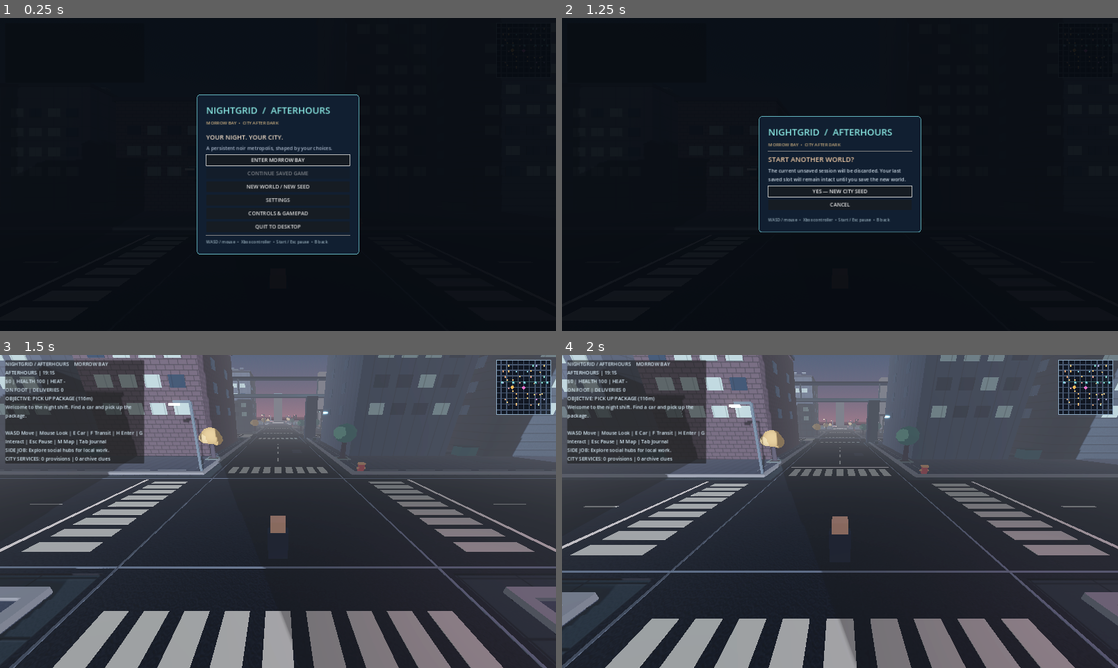
Above: before the commit, frames 1-4 (two rows, left to right).
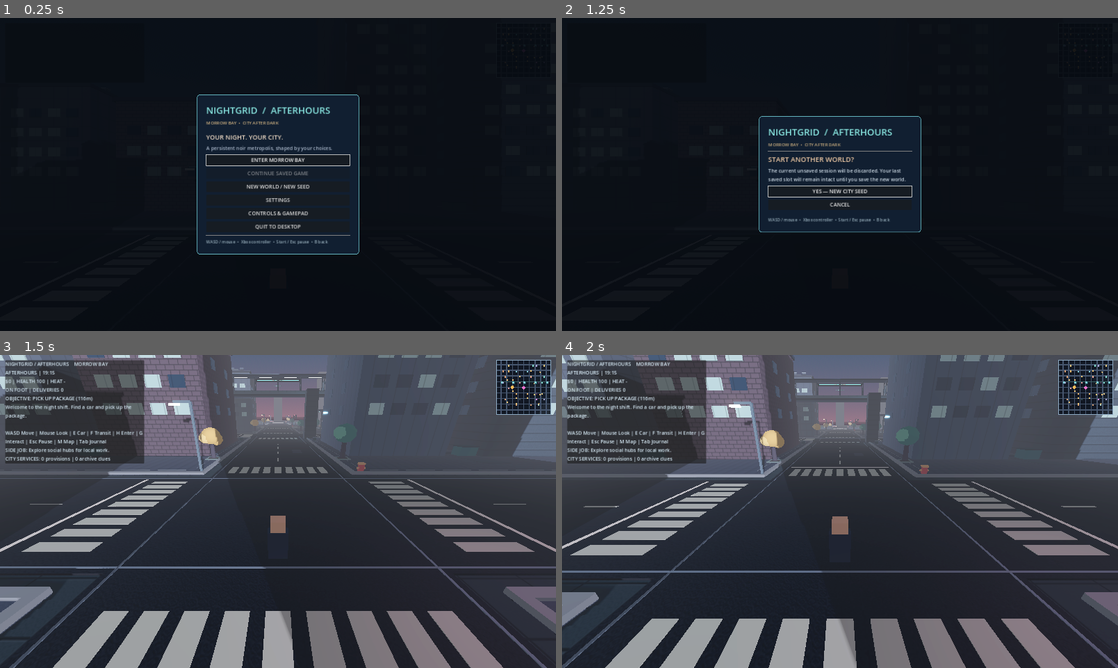
Above: after the commit, the same moments.

Repository: ProhibitedTV/NightGrid-Afterhours
Game: Godot game, scene res://scenes/main.tscn
Two runs of this game, one before a commit and one after it. Both use one fixed random seed, a clock stepped at 60 frames per second and the inputs below.
Inputs:
- Up to frame 1 (0.25 s): no input
- Up to frame 2 (1.25 s): click "NEW WORLD / NEW SEED" at 0.5 s
- Up to frame 3 (1.5 s): click "YES — NEW CITY SEED" at 1.25 s
- Up to frame 4 (2 s): no input

Frames 1-2 are identical in both runs. In frame 3, 0.6% of the frame differs, in the area x 41-98%, y 6-100%; in frame 4, 0.6%.

Commit message:
Integrate Cicada M8 train and redesign elevated stations, guideway, platforms and passenger wayfinding

Diff:
--- a/scripts/rail_system.gd
+++ b/scripts/rail_system.gd
@@ -2,9 +2,13 @@
 ## Fixed elevated transit corridor. Stations have street-level boarding/elevator
 ## markers, so boarding never requires climbing procedural geometry.
 const STATIONS = [-232.0, -116.0, 0.0, 116.0, 232.0]
+const TrainVisual = preload("res://scripts/m_line_train_visual.gd")
+const Materials = preload("res://scripts/material_library.gd")
+const STATION_NAMES = ["WEST QUAY GATE", "BRICKWATER CROSSING", "CENTRAL EXCHANGE", "HELIX TERMINAL", "EAST GARDENS"]
 const TRACK_Z = -58.0
 const TRAIN_LEVEL = 12.7
 var train: Node3D
+var train_visual: Node3D
 var speed := 0.0
 var next_station := 1
 var current_station := 0
@@ -18,7 +22,14 @@
 	train.name = "MorrowLineTrain"
 	add_child(train)
 	train.position = Vector3(STATIONS[0], TRAIN_LEVEL, TRACK_Z)
-	_build_train()
+	train_visual = TrainVisual.new()
+	train_visual.name = "CicadaM8HeroVisual"
+	train.add_child(train_visual)
+	_sync_train_visual()
+
+func _sync_train_visual() -> void:
+	if train_visual != null:
+		train_visual.call("set_operational_state", direction, speed, dwell_remaining > 0.1)
 
 func _process(delta: float) -> void:
 	if not _initialized:
@@ -26,6 +37,7 @@
 	if dwell_remaining > 0.0:
 		dwell_remaining = maxf(0.0, dwell_remaining - delta)
 		speed = 0.0
+		_sync_train_visual()
 		return
 	var destination: float = STATIONS[next_station]
 	var distance := absf(destination - train.position.x)
@@ -44,6 +56,7 @@
 		elif current_station == 0:
 			direction = 1
 		next_station = current_station + direction
+	_sync_train_visual()
 
 func boardable_from(at: Vector3) -> bool:
 	if dwell_remaining <= 0.1:
@@ -61,7 +74,7 @@
 	return station_entrance(current_station)
 
 func station_name() -> String:
-	return ["WEST QUAY GATE", "BRICKWATER CROSSING", "CENTRAL EXCHANGE", "HELIX TERMINAL", "EAST GARDENS"][current_station]
+	return STATION_NAMES[current_station]
 
 func snapshot() -> Dictionary:
 	return {"x": train.position.x, "next_station": next_station,
@@ -75,6 +88,7 @@
 	direction = -1 if int(data.get("direction", 1)) < 0 else 1
 	speed = clampf(float(data.get("speed", 0.0)), 0.0, 17.0)
 	dwell_remaining = clampf(float(data.get("dwell", 0.0)), 0.0, 8.0)
+	_sync_train_visual()
 
 func get_map_stations() -> Array[Vector2]:
 	var result: Array[Vector2] = []
@@ -86,56 +100,182 @@
 func get_counts() -> Dictionary:
 	return {"trains": 1, "stations": STATIONS.size(), "elevated": true}
 
+func get_train_visual_stats() -> Dictionary:
+	return train_visual.call("get_visual_stats") if train_visual != null else {}
+
+func get_station_visual_stats() -> Dictionary:
+	return {"stations": STATIONS.size(), "sleeper_instances": 171, "platform_signs": STATIONS.size() * 2}
+
 func _build_track_and_stations() -> void:
+	# One rail corridor, fixed geographically in every save. Components outside
+	# walking height are decorative to preserve traffic signal/road clearance.
+	_box(Vector3(0.0, 11.48, TRACK_Z), Vector3(518.0, 0.44, 5.6), Color("344757"), false, null, "METAL")
+	_box(Vector3(0.0, 11.77, TRACK_Z), Vector3(518.0, 0.19, 4.94), Color("232f3c"), false, null, "METAL")
 	for offset in [-1.15, 1.15]:
-		_box(Vector3(0.0, 11.9, TRACK_Z + offset), Vector3(520.0, 0.24, 0.28), Color("b2a79c"))
-	_box(Vector3(0.0, 11.45, TRACK_Z), Vector3(518.0, 0.43, 5.6), Color("3c4c60"))
+		_box(Vector3(0.0, 11.97, TRACK_Z + float(offset)),
+			Vector3(520.0, 0.18, 0.16), Color("b4b9b4"), false, null, "METAL")
+		_box(Vector3(0.0, 11.86, TRACK_Z + float(offset)),
+			Vector3(520.0, 0.11, 0.36), Color("46515d"), false, null, "METAL")
+	_build_sleepers()
 	for x in [-203.0, -145.0, -87.0, -29.0, 29.0, 87.0, 145.0, 203.0]:
-		# Off-center piers leave the through lanes and intersection boxes clear.
-		_box(Vector3(x, 5.9, TRACK_Z + 5.3), Vector3(1.4, 11.7, 1.4), Color("5c6772"))
-		_box(Vector3(x, 11.5, TRACK_Z + 2.6), Vector3(5.4, 0.56, 5.8), Color("57687c"))
+		# Bridge structural load paths read as engineered steel/concrete,
+		# while piers still avoid through lanes.
+		_box(Vector3(x, 5.91, TRACK_Z + 5.25),
+			Vector3(1.45, 11.75, 1.45), Color("63717c"), false, null, "CONCRETE")
+		_box(Vector3(x, 11.25, TRACK_Z + 2.73),
+			Vector3(6.65, 0.68, 6.35), Color("576b76"), false, null, "METAL")
+		for foot in [-0.5, 0.5]:
+			_box(Vector3(x + float(foot), 2.6, TRACK_Z + 5.25),
+				Vector3(0.18, 5.1, 1.65), Color("3b4b57"), false, null, "METAL")
 	for index in range(STATIONS.size()):
-		var x: float = STATIONS[index]
-		_box(Vector3(x, 11.3, TRACK_Z + 4.4), Vector3(28.0, 0.35, 3.8), Color("8397a0"))
-		_box(Vector3(x, 15.3, TRACK_Z + 4.4), Vector3(28.0, 0.36, 4.4), Color("273e57"))
-		for dx in [-11.0, 11.0]:
-			_box(Vector3(x + dx, 13.4, TRACK_Z + 5.95), Vector3(0.36, 4.0, 0.36), Color("87949d"))
-		# Lift shaft at a fixed pedestrian entrance on the corner sidewalk.
-		var entrance := station_entrance(index)
-		_box(Vector3(entrance.x, 5.3, entrance.z), Vector3(2.9, 10.4, 2.9), Color("354d60"))
-		_box(Vector3(entrance.x, 2.0, entrance.z - 1.56), Vector3(1.8, 3.2, 0.12), Color("69c5d4"), true)
-		var label := Label3D.new()
-		label.text = "M-LINE / " + ["WEST GATE", "BRICKWATER", "CENTRAL", "HELIX", "EAST GARDENS"][index]
-		label.pixel_size = 0.008
-		label.font_size = 35
-		label.billboard = BaseMaterial3D.BILLBOARD_ENABLED
-		label.modulate = Color("c0f4ee")
-		label.position = entrance + Vector3.UP * 4.4
-		add_child(label)
-
-func _build_train() -> void:
-	for carriage in [-5.1, 5.1]:
-		_box(Vector3(carriage, 0.0, 0.0), Vector3(9.6, 2.9, 3.25), Color("c4d7d4"), false, train)
-		_box(Vector3(carriage, -0.15, -1.67), Vector3(8.4, 1.0, 0.11), Color("284e65"), false, train)
-		_box(Vector3(carriage, -0.98, -1.72), Vector3(9.1, 0.22, 0.12), Color("52c7c9"), true, train)
-		for window in range(4):
-			var x: float = float(carriage) - 3.2 + float(window) * 2.05
-			_box(Vector3(x, 0.28, -1.73), Vector3(1.24, 0.83, 0.07), Color("77b5c4"), false, train)
-	_box(Vector3(10.1, 0.25, 0.0), Vector3(0.22, 0.75, 2.15), Color("c5e8a9"), true, train)
-
-func _box(at: Vector3, size: Vector3, color: Color, glow: bool = false, target: Node3D = null) -> void:
+		_build_station(index)
+
+func _build_sleepers() -> void:
+	# 171 ties in one MultiMesh draw call rather than 171 scene nodes.
+	var mesh := BoxMesh.new()
+	mesh.size = Vector3.ONE
+	var ties := MultiMesh.new()
+	ties.transform_format = MultiMesh.TRANSFORM_3D
+	ties.mesh = mesh
+	ties.instance_count = 171
+	for i in range(171):
+		var x := -255.0 + float(i) * 3.0
+		ties.set_instance_transform(i, Transform3D(Basis().scaled(Vector3(0.25, 0.14, 4.4)),
+			Vector3(x, 11.84, TRACK_Z)))
+	var view := MultiMeshInstance3D.new()
+	view.name = "RailSleepers171"
+	view.multimesh = ties
+	view.material_override = Materials.surface("METAL", Color("4a515b"))
+	add_child(view)
+
+func _build_station(index: int) -> void:
+	var x: float = STATIONS[index]
+	var platform := Node3D.new()
+	platform.name = "MLineStation_%02d" % index
+	platform.position = Vector3(x, 0.0, TRACK_Z)
+	add_child(platform)
+	# Door thresholds and platform top are at approximately the same level.
+	_station_box(platform, Vector3(0.0, 12.04, 4.1),
+		Vector3(29.5, 0.36, 4.5), "CONCRETE", Color("8498a1"))
+	_station_box(platform, Vector3(0.0, 12.25, 4.1),
+		Vector3(28.2, 0.065, 4.04), "PAVERS", Color("6d8490"))
+	_station_box(platform, Vector3(0.0, 12.30, 2.18),
+		Vector3(27.5, 0.032, 0.23), "EMISSION", Color("f6b66b"))
+	_station_box(platform, Vector3(0.0, 12.29, 2.48),
+		Vector3(27.5, 0.036, 0.20), "RUBBER", Color("302c2f"))
+	# Safety edge: repeated tactile tiles, not an uncued open platform.
+	for tile in range(22):
+		_station_box(platform, Vector3(-13.1 + float(tile) * 1.24, 12.30, 2.67),
+			Vector3(0.77, 0.033, 0.13), "METAL", Color("c4aa76"))
+	# Structural canopy is high enough above the M8 roof hardware.
+	_station_box(platform, Vector3(0.0, 15.88, 4.62),
+		Vector3(29.1, 0.25, 5.05), "METAL", Color("253d50"))
+	_station_box(platform, Vector3(0.0, 16.04, 4.62),
+		Vector3(28.4, 0.06, 4.81), "METAL", Color("758c98"))
+	for dx in [-12.8, -6.4, 0.0, 6.4, 12.8]:
+		_station_box(platform, Vector3(dx, 15.68, 4.62),
+			Vector3(0.18, 0.16, 4.79), "METAL", Color("697d8c"))
+		for side in [3.07, 6.22]:
+			_station_box(platform, Vector3(dx, 14.05, side),
+				Vector3(0.25, 3.68, 0.25), "METAL", Color("7c8c91"))
+	for dx in [-10.5, -3.5, 3.5, 10.5]:
+		_station_box(platform, Vector3(dx, 15.70, 4.05),
+			Vector3(3.6, 0.08, 0.21), "EMISSION", Color("c5e7df"))
+	# Glazing, wayfinding and floating display panels give each stop an identity.
+	for dx in [-12.6, 12.6]:
+		_station_box(platform, Vector3(dx, 13.40, 6.21),
+			Vector3(0.12, 2.0, 2.75), "TRANSPARENT_GLASS", Color(0.34, 0.54, 0.60, 0.48))
+		_station_box(platform, Vector3(dx, 14.45, 6.21),
+			Vector3(0.17, 0.10, 2.92), "METAL", Color("a7aca5"))
+	_station_box(platform, Vector3(0.0, 14.75, 6.13),
+		Vector3(12.2, 0.72, 0.16), "METAL", Color("1a2a39"))
+	_station_box(platform, Vector3(0.0, 14.76, 6.23),
+		Vector3(11.6, 0.067, 0.048), "EMISSION", Color("5ee7d8"))
+	_station_label(platform, "M-LINE  /  " + STATION_NAMES[index],
+		Vector3(0.0, 14.78, 6.31), Color("e0eee5"), 36)
+	_station_label(platform, "%02d   ALL NIGHT  //  MORROW BAY" % [index + 1],
+		Vector3(0.0, 13.44, 6.31), Color("8fd3d1"), 24)
+	# Street-level entrance remains exactly where boarding/saving expects it.
+	var entrance := station_entrance(index)
+	_box(Vector3(entrance.x, 6.13, entrance.z), Vector3(3.15, 12.15, 3.15),
+		Color("405766"), false, null, "METAL")
+	for side in [-1.0, 1.0]:
+		_box(Vector3(entrance.x + side * 1.57, 6.10, entrance.z + 0.01),
+			Vector3(0.11, 11.7, 2.9), Color("a4aaa1"), false, null, "METAL")
+	_box(Vector3(entrance.x, 2.02, entrance.z - 1.64),
+		Vector3(2.1, 3.3, 0.12), Color("5d929b"), false, null, "GLASS")
+	_box(Vector3(entrance.x, 3.82, entrance.z - 1.70),
+		Vector3(2.38, 0.19, 0.16), Color("70e0d5"), true)
+	_box(Vector3(entrance.x, 4.68, entrance.z - 1.66),
+		Vector3(2.5, 0.43, 0.15), Color("263847"), false, null, "METAL")
+	var entrance_label := Label3D.new()
+	entrance_label.name = "MLineStreetWayfinding"
+	entrance_label.text = "M  /  " + STATION_NAMES[index]
+	entrance_label.font_size = 34
+	entrance_label.pixel_size = 0.007
+	entrance_label.modulate = Color("b8f1e9")
+	entrance_label.billboard = BaseMaterial3D.BILLBOARD_ENABLED
+	entrance_label.position = entrance + Vector3.UP * 4.62
+	add_child(entrance_label)
+
+func _station_box(parent: Node3D, at: Vector3, dimensions: Vector3, kind: String,
+		tint: Color) -> void:
+	var obj := MeshInstance3D.new()
+	var mesh := BoxMesh.new()
+	mesh.size = dimensions
+	obj.mesh = mesh
+	obj.position = at
+	if kind == "EMISSION":
+		var glow := StandardMaterial3D.new()
+		glow.albedo_color = tint.darkened(0.7)
+		glow.emission_enabled = true
+		glow.emission = tint
+		glow.emission_energy_multiplier = 1.55
+		obj.material_override = glow
+	elif kind == "RUBBER":
+		var matte := StandardMaterial3D.new()
+		matte.albedo_color = tint
+		matte.roughness = 0.95
+		obj.material_override = matte
+	elif kind == "TRANSPARENT_GLASS":
+		var glass := StandardMaterial3D.new()
+		glass.albedo_color = tint
+		glass.transparency = BaseMaterial3D.TRANSPARENCY_ALPHA
+		glass.roughness = 0.15
+		glass.metallic = 0.04
+		obj.material_override = glass
+	else:
+		obj.material_override = Materials.surface(kind, tint)
+	parent.add_child(obj)
+
+func _station_label(parent: Node3D, message: String, at: Vector3, tint: Color, size: int) -> void:
+	var sign := Label3D.new()
+	sign.text = message
+	sign.font_size = size
+	sign.pixel_size = 0.006
+	sign.position = at
+	sign.modulate = tint
+	sign.outline_modulate = Color("111b26")
+	sign.outline_size = 8
+	parent.add_child(sign)
+
+func _box(at: Vector3, size: Vector3, color: Color, glow: bool = false,
+		target: Node3D = null, surface_kind: String = "") -> void:
 	var node := MeshInstance3D.new()
 	var mesh := BoxMesh.new()
 	mesh.size = size
 	node.mesh = mesh
 	node.position = at
-	var material := StandardMaterial3D.new()
-	material.albedo_color = color
-	material.metallic = 0.40
-	material.roughness = 0.47
-	if glow:
-		material.emission_enabled = true
-		material.emission = color
-		material.emission_energy_multiplier = 1.8
-	node.material_override = material
+	if not surface_kind.is_empty():
+		node.material_override = Materials.surface(surface_kind, color)
+	else:
+		var material := StandardMaterial3D.new()
+		material.albedo_color = color
+		material.metallic = 0.40
+		material.roughness = 0.47
+		if glow:
+			material.emission_enabled = true
+			material.emission = color
+			material.emission_energy_multiplier = 1.8
+		node.material_override = material
 	(target if target != null else self).add_child(node)
